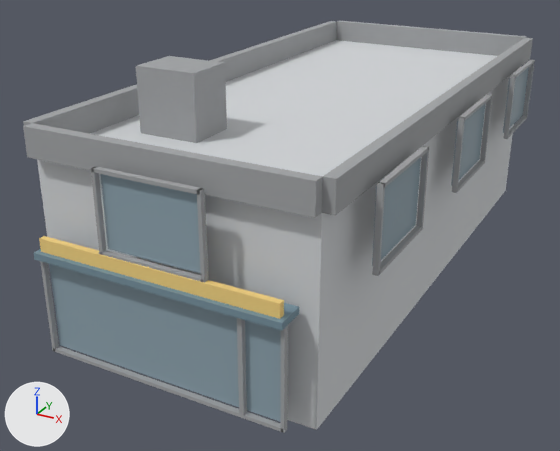
An edit to the glTF model public/buildings/commercial_1x2_a.glb, drawn before and after from the same camera.
One viewpoint serves both versions: a 50 mm camera at (11.69, -10.9, 9.55) aimed at (2.48, 5.85, 1.17). Lighting does not change. The marker at lower left points along +X, +Y and +Z. The picture after the commit comes second. Vertices at exactly the same position are counted once.

The first picture shows 'commercial_1x2_a_0'.
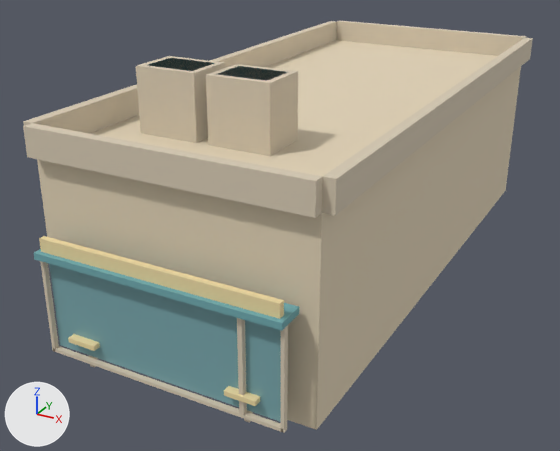
Pixel boxes [x1, y1, x2, y2] of what changed, in the pictures (560 x 451 px):
'commercial_1x2_a_0', recoloured, reshaped (grey to beige)
    before: [23, 21, 535, 433]
    after: [23, 21, 533, 433]
part 1 of me_commercial_1x2_a_0, added (beige)
    after: [206, 64, 298, 156]
part 2 of me_commercial_1x2_a_0, added
    after: [68, 334, 100, 351]
part 3 of me_commercial_1x2_a_0, added
    after: [224, 386, 260, 406]
part 4 of me_commercial_1x2_a_0, deleted
    before: [91, 59, 535, 283]
part 5 of me_commercial_1x2_a_0, added
    after: [148, 58, 285, 81]

The change, as a list of edits to the scene's bpy script:
```text
Change mat_commercial_1x2_a_wall:
    mat_commercial_1x2_a_wall.base_color: (0.66, 0.68, 0.7) -> (0.77, 0.66, 0.48)  # light grey #d4d7da -> beige #e3d4b8
Change mat_commercial_1x2_a_trim:
    mat_commercial_1x2_a_trim.base_color: (0.363, 0.374, 0.385) -> (0.69, 0.6, 0.46)  # grey #a2a5a7 -> beige #d8cbb5
Change me_commercial_1x2_a_0:
    used by ob_commercial_1x2_a_0; location = (0.0, 0.0, 0.0)
    verts and faces of me_commercial_1x2_a_0; kept vertices keep their numbers, new ones are numbered from 420
    remove me_commercial_1x2_a_0.from_pydata(...)  # 420 vertices, 648 faces; spans x -0.6..7.1, y -0.8..15.1, z 0.0..6.0
    add me_commercial_1x2_a_0.from_pydata(...)  # 148 vertices, 232 faces; spans x -0.2..6.8, y -0.8..14.8, z 0.0..6.0
    me_commercial_1x2_a_0 part 1: a new loose piece, a box spanning x 2.8..4.3, y 2.2..3.4, z 4.5..6.0, in mat_commercial_1x2_a_trim (beige #d8cbb5)
    me_commercial_1x2_a_0 part 2: a new loose piece, a box spanning x 0.95..1.65, y -0.68..-0.1, z 0.65..0.76, in mat_commercial_1x2_a_sign (beige #f0dda6)
    me_commercial_1x2_a_0 part 3: a new loose piece, a box spanning x 4.85..5.55, y -0.68..-0.1, z 0.65..0.76, in mat_commercial_1x2_a_sign (beige #f0dda6)
    me_commercial_1x2_a_0 part 4: 40 loose pieces with 320 vertices, spanning x -0.6..7.1, y -0.6..15.1, z 2.9..4.7, are deleted
    me_commercial_1x2_a_0 part 5
    add verts[420] = (1.1, 2.3, 6.0)  # pixel (145, 65)
    add verts[421] = (1.1, 3.2, 6.0)  # pixel (170, 57)
    add verts[422] = (2.9, 2.3, 6.0)  # pixel (215, 74)
    add verts[423] = (2.9, 3.2, 6.0)  # pixel (239, 65)
    add for new, old in zip([*range(424, 428)], [*range(420, 424)]): verts[new] = verts[old] + (1.2, 0.0, 0.0)
    add faces += [(420, 421, 425), (420, 425, 424), (422, 423, 427), (422, 427, 426)]  # mat_commercial_1x2_a_glass (cyan #7caaaf)
    other edits to the shape of me_commercial_1x2_a_0 do not show in these pictures
```
